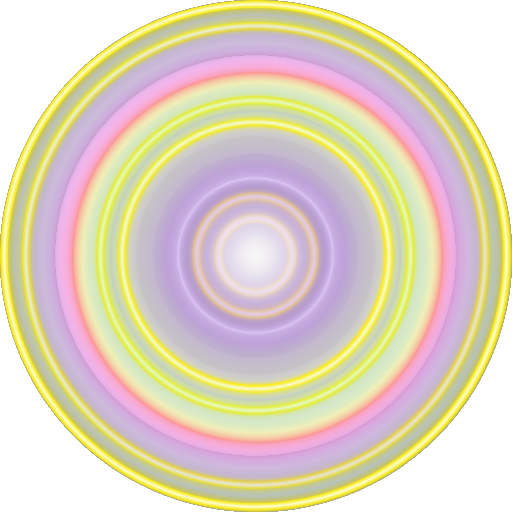
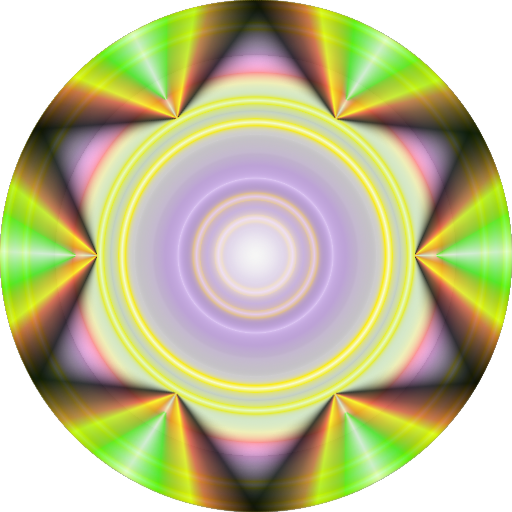
Two versions of the same layered image (512×512). Layer-by-layer changes:
added layer "Layer #2" above "Layer #1" over (0, 0, 512, 512)
added layer "Layer #1" (75%) above "Layer" over (175, 56, 512, 511)
